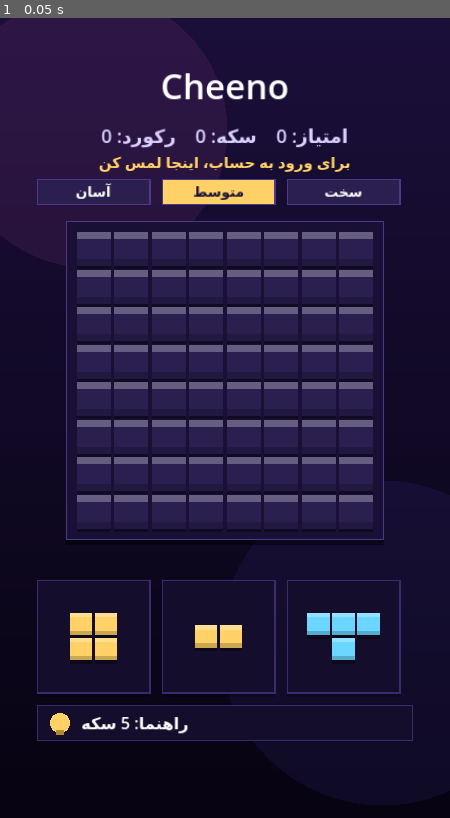
Above: before the commit, frame 1.
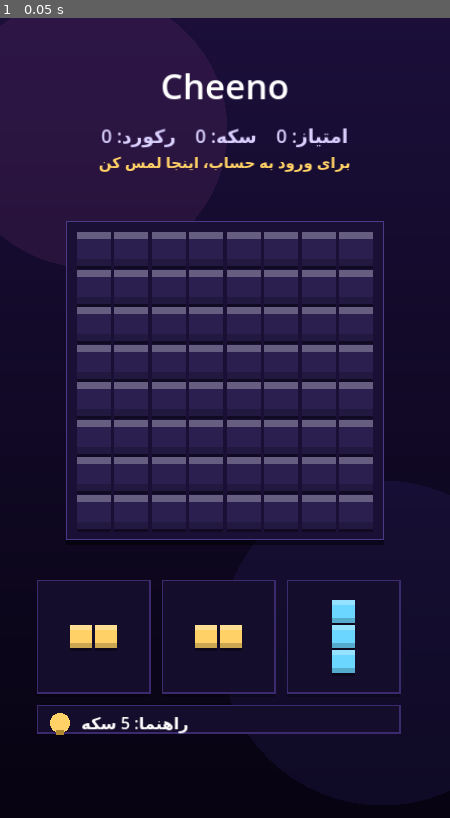
Above: after the commit, the same moment.

Repository: mitvquadiry-cpu/Cheeno
Game: Godot game, scene res://scenes/main.tscn
Two runs of this game, one before a commit and one after it. Both use one fixed random seed, a clock stepped at 60 frames per second and the inputs below.
Inputs:
- Up to frame 1 (0.05 s): no input

The runs differ from the first frame. In frame 1, 3.4% of the frame differs, in the area x 8-92%, y 20-91%.

Commit message:
Add files via upload

Diff:
--- a/game/scripts/api.gd
+++ b/game/scripts/api.gd
@@ -16,6 +16,10 @@
 
 func balance() -> Dictionary:
 	return await _request("balance", HTTPClient.METHOD_GET)
+
+
+func submit_score(score: int) -> Dictionary:
+	return await _request("score", HTTPClient.METHOD_POST, {"score": score})
 
 
 func spend(amount: int, reason: String) -> Dictionary:
--- a/game/scripts/main.gd
+++ b/game/scripts/main.gd
@@ -23,11 +23,11 @@
 	[Vector2i(0, 0), Vector2i(1, 0), Vector2i(2, 0), Vector2i(1, 1)],
 ]
 
-const DIFF_NAMES := ["آسان", "متوسط", "سخت"]
 const HINT_COST := 5
 
 var board_origin := Vector2((720 - N * CELL) / 2.0, 340)
-var difficulty := 1            # 0 آسان، 1 متوسط، 2 سخت
+var account_name := ""
+var account_best := 0
 var hint := {}                 # {"slot": int, "cell": Vector2i} یا خالی
 var msg := ""
 var board: Array = []          # 0 = خالی، عدد بالاتر = شماره‌ی رنگ + 1
@@ -52,9 +52,6 @@
 	board = []
 	board.resize(N * N)
 	board.fill(0)
-	if difficulty == 2:
-		for k in 6:
-			board[randi() % (N * N)] = randi() % COLORS.size() + 1
 	hand = _new_hand()
 	drag = -1
 	score = 0
@@ -64,17 +61,13 @@
 	queue_redraw()
 
 
-# آسان: فقط قطعه‌های کوچک
+# سختی خودکار: با بالا رفتن امتیاز، شکل‌های بزرگ‌تر وارد می‌شوند
 func _pool() -> Array:
-	return SHAPES.slice(0, 4) if difficulty == 0 else SHAPES
-
-
-func diff_rect(i: int) -> Rect2:
-	return Rect2(Vector2(60 + i * 200, 258), Vector2(180, 40))
+	return SHAPES.slice(0, clampi(4 + score / 150, 4, SHAPES.size()))
 
 
 func bulb_rect() -> Rect2:
-	return Rect2(Vector2(60, 1100), Vector2(600, 56))
+	return Rect2(Vector2(60, 1100), Vector2(580, 44))
 
 
 func _new_hand() -> Array:
@@ -116,12 +109,6 @@
 
 
 func _press(p: Vector2) -> void:
-	for i in 3:
-		if diff_rect(i).has_point(p):
-			difficulty = i
-			new_game()
-			msg = "درجه سختی: " + DIFF_NAMES[i]
-			return
 	if bulb_rect().has_point(p):
 		_use_hint()
 		return
@@ -169,6 +156,8 @@
 	if not _any_move_left():
 		game_over = true
 		Save.set_best(score)
+		if Api.token != "":
+			Api.submit_score(score)
 
 
 # موقعیت گوشه‌ی بالا-چپ قطعه‌ی در حال کشیدن (کمی بالاتر از انگشت)
@@ -273,9 +262,10 @@
 	var f := ThemeDB.fallback_font
 
 	draw_string(f, Vector2(0, 130), "Cheeno", HORIZONTAL_ALIGNMENT_CENTER, 720, 56, Color.WHITE)
-	var info := "امتیاز: %d    سکه: %d    رکورد: %d" % [score, Save.get_coins(), Save.best_score]
+	var coins_now: int = Save.get_coins() if Api.token == "" else account_balance
+	var info := "امتیاز: %d    سکه: %d    رکورد: %d" % [score, coins_now, maxi(Save.best_score, account_best)]
 	draw_string(f, Vector2(0, 200), info, HORIZONTAL_ALIGNMENT_CENTER, 720, 30, Color("#d9d0ff"))
-	var acc := "برای ورود به حساب، اینجا لمس کن" if Api.token == "" else "سکه‌ی حساب: %d" % account_balance
+	var acc := "برای ورود به حساب، اینجا لمس کن" if Api.token == "" else "کاربر: " + account_name
 	draw_string(f, Vector2(0, 240), acc, HORIZONTAL_ALIGNMENT_CENTER, 720, 24, Color("#ffd166"))
 
 	# قاب تخته
@@ -290,18 +280,6 @@
 			var v: int = board[r * N + c]
 			var col: Color = Color("#2a1f4f") if v == 0 else COLORS[v - 1]
 			_draw_block(cell_pos(c, r), CELL, col)
-
-	# پیش‌نمایش جای قطعه و قطعه‌ی در حال کشیدن
-	if drag >= 0:
-		var piece: Dictionary = hand[drag]
-		var col: Color = COLORS[piece.color]
-		var target := _target_cell(drag, drag_pos)
-		if _can_place(piece.cells, target):
-			for v in piece.cells:
-				_draw_block(cell_pos(target.x + v.x, target.y + v.y), CELL, col, 0.35)
-		var tl := _ghost_tl(drag, drag_pos)
-		for v in piece.cells:
-			_draw_block(tl + Vector2(v) * CELL, CELL, col)
 
 	# قطعه‌های ردیف پایین
 	for i in hand.size():
@@ -317,18 +295,22 @@
 		for v in piece.cells:
 			_draw_block(origin + Vector2(v) * HAND_CELL, HAND_CELL, COLORS[piece.color])
 
+	# پیش‌نمایش جای قطعه و قطعه‌ی در حال کشیدن
+	if drag >= 0:
+		var piece: Dictionary = hand[drag]
+		var col: Color = COLORS[piece.color]
+		var target := _target_cell(drag, drag_pos)
+		if _can_place(piece.cells, target):
+			for v in piece.cells:
+				_draw_block(cell_pos(target.x + v.x, target.y + v.y), CELL, col, 0.35)
+		var tl := _ghost_tl(drag, drag_pos)
+		for v in piece.cells:
+			_draw_block(tl + Vector2(v) * CELL, CELL, col)
+
 	# جلوه‌ی پاک شدن ردیف
 	for fl in flashes:
 		var k: float = fl["t"] / 0.5
 		draw_arc(fl["pos"], 20.0 + k * 90.0, 0, TAU, 32, _with_alpha(fl["color"], 1.0 - k), 4.0)
-
-	# دکمه‌های سختی
-	for i in 3:
-		var dr := diff_rect(i)
-		var on := i == difficulty
-		draw_rect(dr, Color("#ffd166") if on else Color("#2a1f4f"))
-		draw_rect(dr, Color("#4b3a8a"), false, 2.0)
-		draw_string(f, dr.position + Vector2(0, 28), DIFF_NAMES[i], HORIZONTAL_ALIGNMENT_CENTER, dr.size.x, 22, Color("#1a1036") if on else Color.WHITE)
 
 	# هایلایت راهنما
 	if not hint.is_empty():
@@ -376,11 +358,25 @@
 	if found.is_empty():
 		msg = "جای قانونی‌ای پیدا نشد"
 		return
-	if not Save.spend_coins(HINT_COST):
+	if Api.token != "":
+		var r: Dictionary = await Api.spend(HINT_COST, "hint")
+		if not r.ok:
+			msg = "سکه کافی نیست (%d سکه لازم است)" % HINT_COST
+			return
+		account_balance = int(r.data.get("balance", account_balance))
+	elif not Save.spend_coins(HINT_COST):
 		msg = "سکه کافی نیست (%d سکه لازم است)" % HINT_COST
 		return
 	hint = found
 	msg = "قطعه‌ی روشن‌شده را روی خانه‌ی روشن بگذار"
+
+
+func refresh_profile() -> void:
+	var r: Dictionary = await Api.balance()
+	if r.ok:
+		account_balance = int(r.data.get("balance", 0))
+		account_name = str(r.data.get("name", ""))
+		account_best = int(r.data.get("best", 0))
 
 
 func _handle_launch_uri() -> void:
@@ -389,6 +385,6 @@
 			var code := arg.get_slice("code=", 1).get_slice("&", 0).uri_decode()
 			var r: Dictionary = await Api.login(code)
 			if r.ok:
-				account_balance = int(r.data.get("balance", 0))
+				await refresh_profile()
 				queue_redraw()
 			return
